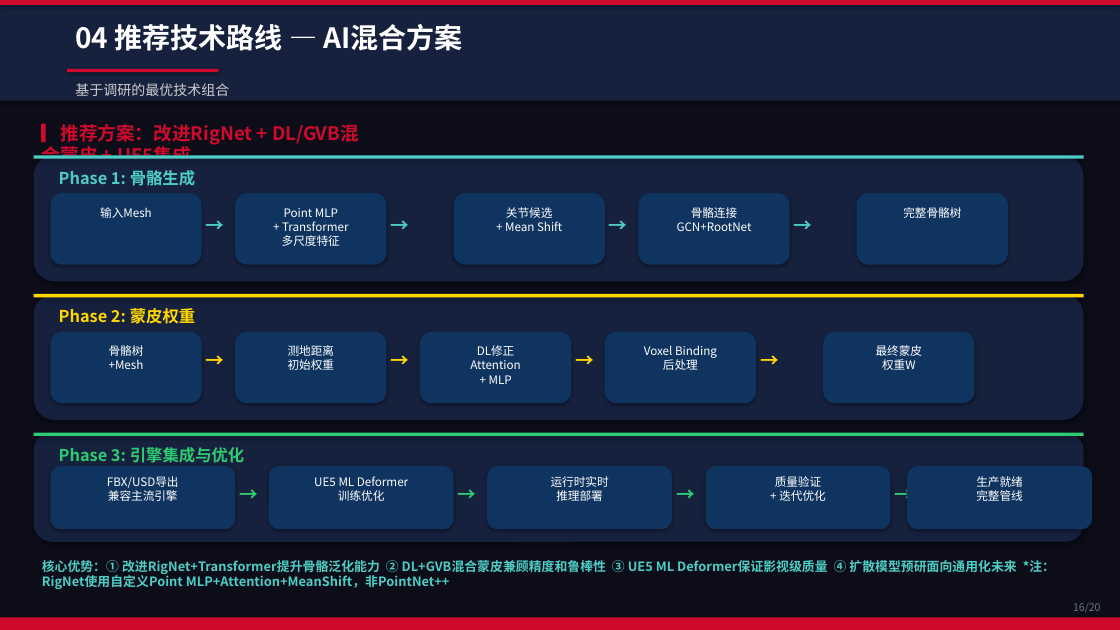
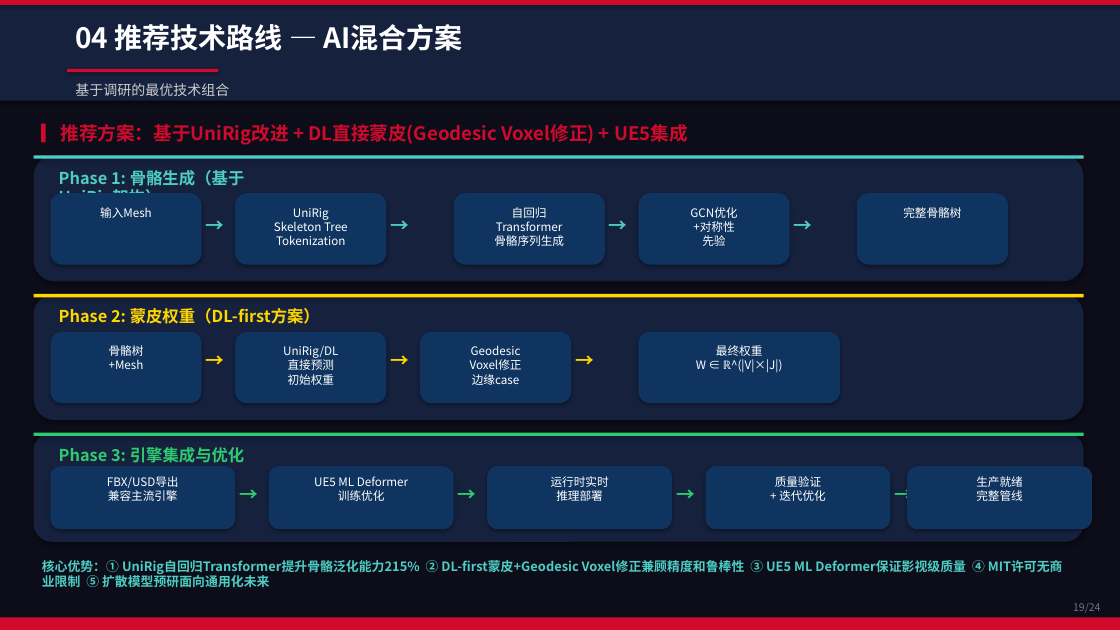
Before and after one commit to xhyha/insight, a slide deck: slide 19 of Auto-Rigging-Insight-Report.pptx (slide 16 before the commit). Drawn at 1120x630 pixels with LibreOffice and Linux fonts; fonts in the diff are those of the drawing. Boxes give left, top, right and bottom in pixels: in the first picture for what was removed or moved away, otherwise in the second. Text is boxed around its words. In the diff, an @@ line names an element or a change of style, - is before the commit and + after.

Commit message:
Auto-Rigging Insight Report v4 - comprehensive update (24 pages)
- P0: Add UniRig (SIGGRAPH 2025) as recommended baseline
- P0: Fix market data ($450B source attribution)
- P0: Fix efficiency calculation (96-480x not 48-960x)
- P0: Restructure skinning pipeline (DL-first + Geodesic Voxel correction)
- P1: Add facial rigging automation page
- P1: Add industry trends summary page
- P1: Add selection decision matrix page
- P1: Add budget detail page (¥100-170万/year)
- P1: Add IP/license/data/critical person risks
- P2: Expand Pinocchio/MetaHuman descriptions
- P2: Next steps table with owners/timeline/deliverables
- P2: Milestone 12→15 months with Go/No-Go gates
- Huawei brand visual style applied

```diff
--- a/Auto-Rigging-Insight-Report.pptx
+++ b/Auto-Rigging-Insight-Report.pptx
@@ text at box(42, 123, 688, 145): text changed @@
-▎推荐方案：改进RigNet + DL/GVB混合蒙皮 + UE5集成
+▎推荐方案：基于UniRig改进 + DL直接蒙皮(Geodesic Voxel修正) + UE5集成
@@ text at box(59, 170, 245, 209): text changed @@
-Phase 1: 骨骼生成
+Phase 1: 骨骼生成（基于UniRig架构）
@@ text at box(274, 208, 348, 245): text changed @@
-Point MLP
-+ Transformer
-多尺度特征
+UniRig
+Skeleton Tree
+Tokenization
@@ text at box(494, 207, 564, 246): text changed @@
-关节候选
-+ Mean Shift
+自回归
+Transformer
+骨骼序列生成
@@ text at box(690, 207, 737, 246): text changed @@
-骨骼连接
-GCN+RootNet
+GCN优化
++对称性
+先验
@@ text at box(59, 308, 320, 324): text changed @@
-Phase 2: 蒙皮权重
+Phase 2: 蒙皮权重（DL-first方案）
@@ text at box(283, 345, 338, 385): text changed @@
-测地距离
-初始权重
+UniRig/DL
+直接预测
+初始权重
@@ text at box(470, 345, 522, 385): text changed @@
-DL修正
-Attention
-+ MLP
+Geodesic
+Voxel修正
+边缘case
@@ rounded rectangle: place and size @@
-rounded rectangle at box(605, 332, 756, 403)
+rounded rectangle at box(639, 332, 840, 403)
@@ text removed at box(644, 345, 717, 370) @@
-Voxel Binding
-后处理
@@ text at box(696, 345, 782, 373): text changed @@
-最终蒙皮
-权重W
+最终权重
+W ∈ ℝ^(|V|×|J|)
@@ text removed at box(752, 344, 777, 370) @@
-→
@@ rounded rectangle removed at box(823, 332, 975, 403) @@
@@ text at box(42, 560, 985, 587): text changed @@
-核心优势：① 改进RigNet+Transformer提升骨骼泛化能力 ② DL+GVB混合蒙皮兼顾精度和鲁棒性 ③ UE5 ML Deformer保证影视级质量 ④ 扩散模型预研面向通用化未来 *注：RigNet使用自定义Point MLP+Attention+MeanShift，非PointNet++
+核心优势：① UniRig自回归Transformer提升骨骼泛化能力215% ② DL-first蒙皮+Geodesic Voxel修正兼顾精度和鲁棒性 ③ UE5 ML Deformer保证影视级质量 ④ MIT许可无商业限制 ⑤ 扩散模型预研面向通用化未来
@@ text at box(1073, 603, 1100, 613): text changed @@
-16/20
+19/24
```
Also in this commit, not shown: 18 other slides changed, 5 slides added, 1 slide removed.
